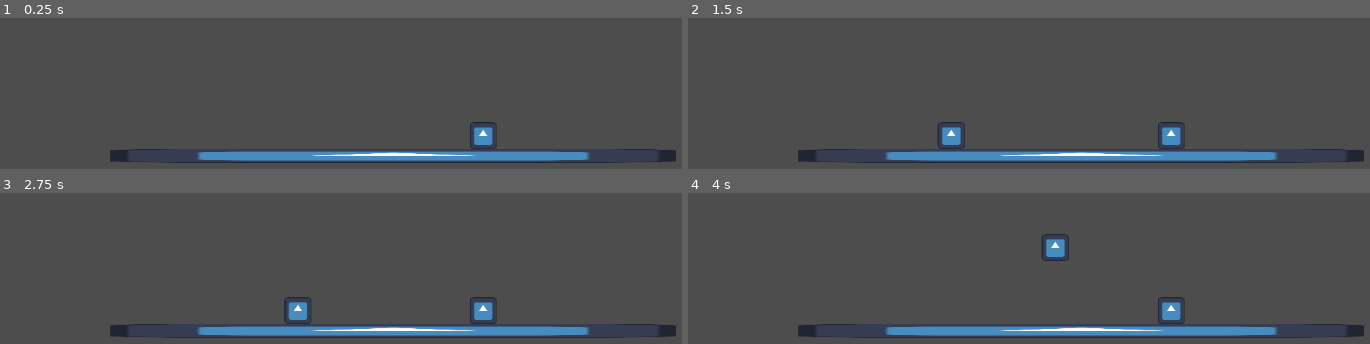
Above: before the commit, frames 1-4 (two rows, left to right).
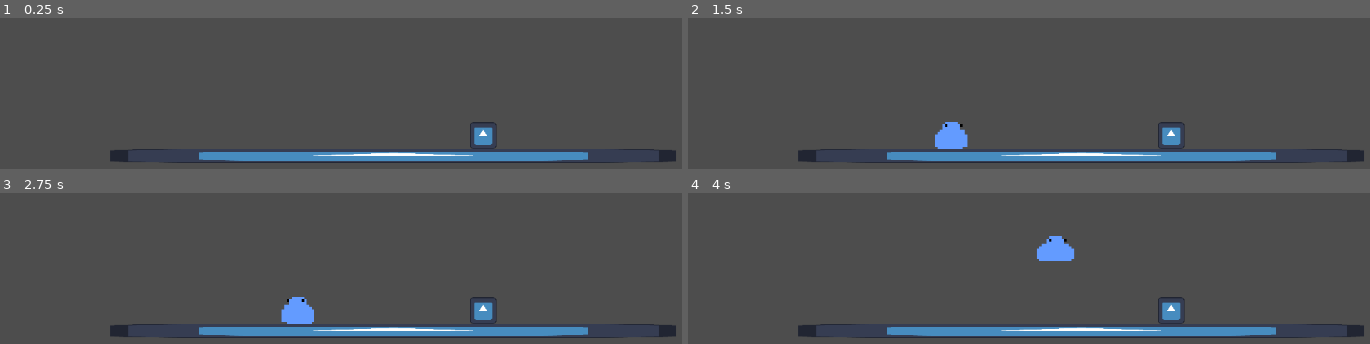
Above: after the commit, the same moments.

Repository: SnapTurtleTom/SMASH
Game: Godot game, scene res://scenes/node_2d.tscn
The game is run twice, just before and just after one commit, with the same random seed, the same clock (stepped at 60 frames per second) and the same inputs. The engine's default icon, where the game draws it, is replaced by a stand-in: a white triangle on a blue panel in a dark square.
Inputs:
- Up to frame 1 (0.25 s): no input
- Up to frame 2 (1.5 s): tap Enter at 0.5 s; hold D (right1) from 0.53 s (still down); tap 1 (Spawn) at 0.6 s; tap W (jump1) at 0.77 s; tap J (left2) at 1.35 s
- Up to frame 3 (2.75 s): tap W (jump1) at 1.52 s; release D (right1) at 2.03 s; hold A (left1) from 2.03 s (still down); tap L (right2) at 2.1 s
- Up to frame 4 (4 s): release A (left1) at 2.78 s; hold D (right1) from 2.78 s (still down); tap S (speciala1) at 2.85 s; tap W (jump1) at 3.02, 3.77 s; tap K (speciala2) at 3.6 s

The runs differ from the first frame. In frame 1, 0.7% of the frame differs, in the area x 29-87%, y 88-95%; in frame 2, 1.4%; in frame 3, 1.4%; in frame 4, 1.5%, in the area x 29-87%, y 27-95%.

Commit message:
animated base sprite

Diff:
--- a/project.godot
+++ b/project.godot
@@ -96,3 +96,7 @@
 
 2d_physics/layer_1="players"
 2d_physics/layer_2="attacks"
+
+[rendering]
+
+textures/canvas_textures/default_texture_filter=0
--- a/scenes/base.tscn
+++ b/scenes/base.tscn
@@ -1,11 +1,39 @@
-[gd_scene load_steps=7 format=3 uid="uid://dpkxqmw0od5pg"]
+[gd_scene load_steps=13 format=3 uid="uid://dpkxqmw0od5pg"]
 
 [ext_resource type="Script" uid="uid://gnyj3odyxp1v" path="res://scripts/player.gd" id="1_t45w4"]
 [ext_resource type="Texture2D" uid="uid://di45g56m7k84j" path="res://icon.svg" id="2_h5ip5"]
+[ext_resource type="Texture2D" uid="uid://nd7wvk668bso" path="res://sprites/idle_blue_blob1.png" id="2_vqfsp"]
 [ext_resource type="Script" uid="uid://ijs624qsbsdu" path="res://scripts/attackset_1.gd" id="3_40w10"]
+[ext_resource type="Texture2D" uid="uid://b2hvrtopl47sc" path="res://sprites/idle_blue_blob2.png" id="3_i6jx3"]
+[ext_resource type="Texture2D" uid="uid://cwhoaq1hftccd" path="res://sprites/idle_blue_blob3.png" id="4_jn13j"]
+[ext_resource type="Texture2D" uid="uid://dr2ycb87ae1hd" path="res://sprites/idle_blue_blob4.png" id="5_6irmp"]
+[ext_resource type="Texture2D" uid="uid://cnh6j0s6gw5s" path="res://sprites/idle_blue_blob5.png" id="6_dmaw2"]
 
 [sub_resource type="CircleShape2D" id="CircleShape2D_0e48y"]
 radius = 64.1249
+
+[sub_resource type="SpriteFrames" id="SpriteFrames_1xxg6"]
+animations = [{
+"frames": [{
+"duration": 1.0,
+"texture": ExtResource("2_vqfsp")
+}, {
+"duration": 1.0,
+"texture": ExtResource("3_i6jx3")
+}, {
+"duration": 1.0,
+"texture": ExtResource("4_jn13j")
+}, {
+"duration": 1.0,
+"texture": ExtResource("5_6irmp")
+}, {
+"duration": 1.0,
+"texture": ExtResource("6_dmaw2")
+}],
+"loop": true,
+"name": &"default",
+"speed": 5.0
+}]
 
 [sub_resource type="RectangleShape2D" id="RectangleShape2D_e4ynd"]
 size = Vector2(128, 476)
@@ -17,11 +45,13 @@
 collision_mask = 3
 script = ExtResource("1_t45w4")
 
-[node name="Sprite2D" type="Sprite2D" parent="."]
-texture = ExtResource("2_h5ip5")
-
 [node name="CollisionShape2D" type="CollisionShape2D" parent="."]
 shape = SubResource("CircleShape2D_0e48y")
+
+[node name="AnimatedSprite2D" type="AnimatedSprite2D" parent="CollisionShape2D"]
+scale = Vector2(12, 12)
+sprite_frames = SubResource("SpriteFrames_1xxg6")
+autoplay = "default"
 
 [node name="attackset1" type="Area2D" parent="."]
 collision_layer = 2
@@ -42,6 +72,6 @@
 shape = SubResource("CircleShape2D_8rhti")
 
 [node name="Sprite2D" type="Sprite2D" parent="attackset1/bigsword"]
-position = Vector2(-2.38419e-07, 9.53674e-07)
+position = Vector2(3.1352e-05, 2.02656e-06)
 scale = Vector2(5.49219, 5.46875)
 texture = ExtResource("2_h5ip5")
--- a/scripts/player.gd
+++ b/scripts/player.gd
@@ -48,6 +48,11 @@
 		facing_direction = Vector2(sign(input_dir), 0)
 	velocity.x = move_toward(velocity.x, input_dir * speed, acceleration * delta)
 
+	if facing_direction.x == -1:
+		$CollisionShape2D/AnimatedSprite2D.flip_h = true
+	elif facing_direction.x == 1:
+		$CollisionShape2D/AnimatedSprite2D.flip_h = false
+
 	if Input.is_action_just_pressed(speciala) and $attackset1.sword_on == false:
 		$attackset1.sword_attack()
 
Not shown, added: export_presets.cfg
Binary file added: sprites/idle_blue_blob1.png
Not shown, added: sprites/idle_blue_blob1.png.import
Binary file added: sprites/idle_blue_blob2.png
Not shown, added: sprites/idle_blue_blob2.png.import
Binary file added: sprites/idle_blue_blob3.png
Not shown, added: sprites/idle_blue_blob3.png.import
Binary file added: sprites/idle_blue_blob4.png
Not shown, added: sprites/idle_blue_blob4.png.import
Binary file added: sprites/idle_blue_blob5.png
Not shown, added: sprites/idle_blue_blob5.png.import
